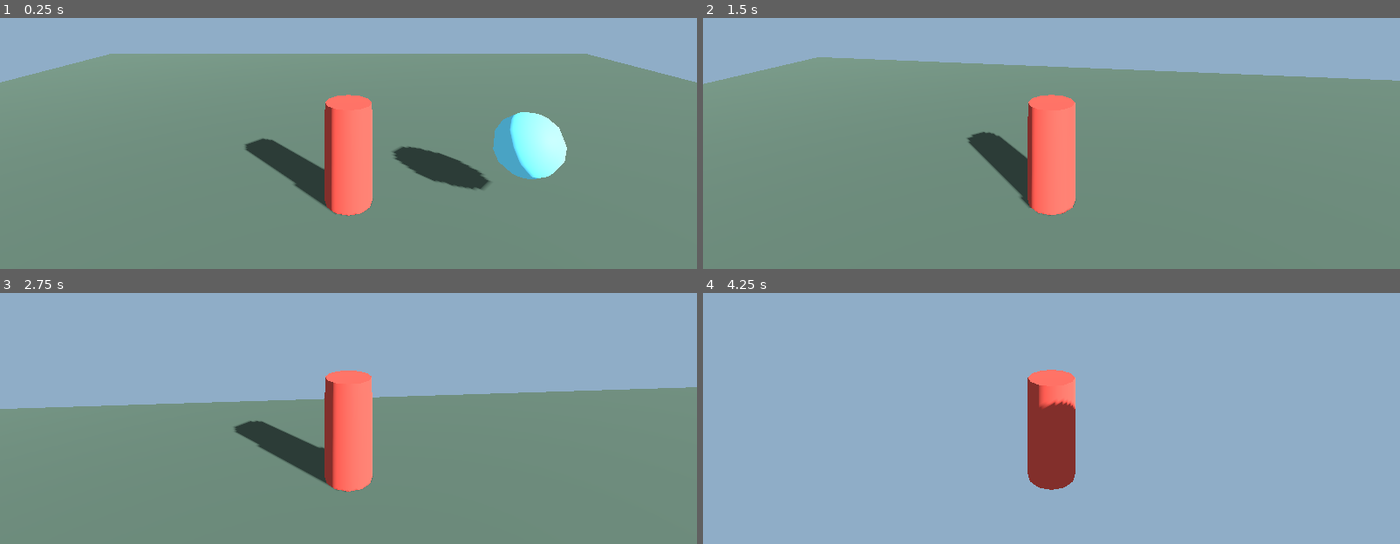
Above: before the commit, frames 1-4 (two rows, left to right).
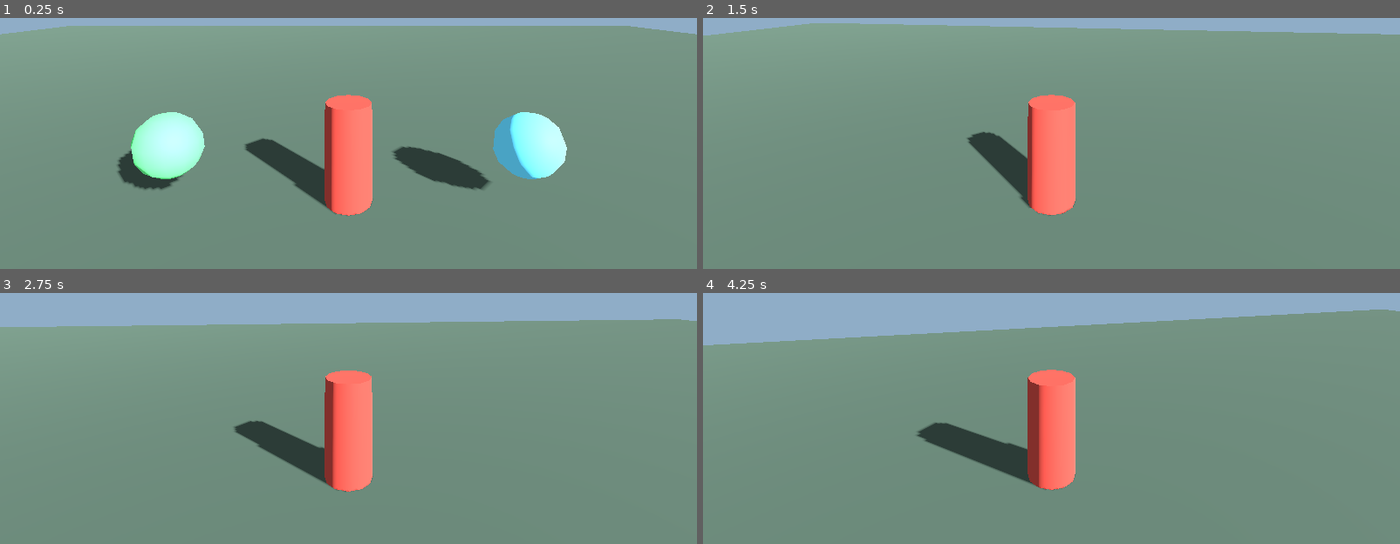
Above: after the commit, the same moments.

Repository: NotPKot/KOU-Project
Game: Godot game, scene res://scenes/main/Main.tscn
The game is run twice, just before and just after one commit, with the same random seed, the same clock (stepped at 60 frames per second) and the same inputs.
Inputs (mouse positions are in pixels of both pictures, inside the frame that each line leads up to):
- Up to frame 1 (0.25 s): no input
- Up to frame 2 (1.5 s): move the mouse to (1086, 70) at 0.52 s; hold W (move_forward) from 0.53 s (still down); click (1086, 70) at 0.67 s; move the mouse to (1016, 75) at 1.27 s
- Up to frame 3 (2.75 s): keep holding W (move_forward); move the mouse to (362, 340) at 2.02 s
- Up to frame 4 (4.25 s): keep holding W (move_forward); move the mouse to (1044, 355) at 2.77 s; click (1044, 355) at 2.92 s; move the mouse to (1100, 353) at 3.52 s

The runs differ from the first frame. In frame 1, 15% of the frame differs, in the area x 0-100%, y 3-69%; in frame 2, 16%; in frame 3, 29%; in frame 4, 85%, in the area x 0-100%, y 6-100%.

Commit message:
Agregado JumpOrb, BasicEnemy, expandido PracticeGround, player group

Diff:
--- a/data/audio_bpm_cache.json
+++ b/data/audio_bpm_cache.json
@@ -1,16 +1,44 @@
 {
-  "res://assets/audio/music/fight/pizza_tower_final_boss.ogg": {
-    "beat_period": 0.301859,
-    "bpm": 198.768,
+  "res://placeholder/audio/music/chill/DELTARUNE-Paradise_-Paradise-N64-Zelda-Majora_s-Mask-Style-Cover.ogg": {
+    "beat_period": 0.441179,
+    "bpm": 135.999,
     "confidence": 0.458,
-    "raw_bpm": 99.384,
+    "raw_bpm": 135.999,
     "source": "offline_autocorrelation_v1"
   },
-  "res://assets/audio/music/fight/necrodancer_matriarch.ogg": {
+  "res://placeholder/audio/music/chill/YTMP3GG_YouTube_Brutal-Orchestra-OST-The-Far-Shore-Area-_Media_20DCCVX-PGg_009_128k.ogg": {
+    "beat_period": 0.406349,
+    "bpm": 147.656,
+    "confidence": 0.579,
+    "raw_bpm": 73.828,
+    "source": "offline_autocorrelation_v1"
+  },
+  "res://placeholder/audio/music/chill/YTMP3GG_YouTube_Inscryption-OST-11-The-Temple-of-Beasts_Media_OlYqw4Kkvj8_006_128k.ogg": {
+    "beat_period": 0.278639,
+    "bpm": 215.332,
+    "confidence": 0.358,
+    "raw_bpm": 107.666,
+    "source": "offline_autocorrelation_v1"
+  },
+  "res://placeholder/audio/music/fight/Rift-of-the-NecroDancer-OST-Matriarch-by-Jules-Conroy_1_.ogg": {
     "beat_period": 0.417959,
     "bpm": 143.555,
     "confidence": 0.541,
     "raw_bpm": 143.555,
     "source": "offline_autocorrelation_v1"
+  },
+  "res://placeholder/audio/music/fight/YTMP3GG_YouTube_running-through-the-garden-without-a-car_Media_K9Pk68tPoW8_009_128k.ogg": {
+    "beat_period": 0.441179,
+    "bpm": 135.999,
+    "confidence": 0.481,
+    "raw_bpm": 135.999,
+    "source": "offline_autocorrelation_v1"
+  },
+  "res://placeholder/audio/music/fight/froghorn.exe.ogg": {
+    "beat_period": 0.301859,
+    "bpm": 198.768,
+    "confidence": 0.549,
+    "raw_bpm": 99.384,
+    "source": "offline_autocorrelation_v1"
   }
 }
--- /dev/null
+++ b/scenes/enemies/BasicEnemy.tscn
@@ -0,0 +1,45 @@
+[gd_scene load_steps=7 format=3]
+
+[ext_resource type="Script" path="res://scripts/enemies/basic_enemy.gd" id="1_basic_enemy"]
+
+[sub_resource type="CapsuleMesh" id="CapsuleMesh_body"]
+radius = 0.35
+height = 1.6
+radial_segments = 12
+rings = 1
+
+[sub_resource type="StandardMaterial3D" id="StandardMaterial3D_body"]
+albedo_color = Color(0.55, 0.27, 0.07, 1)
+roughness = 0.85
+
+[sub_resource type="SphereMesh" id="SphereMesh_fist"]
+radius = 0.15
+height = 0.3
+radial_segments = 8
+rings = 4
+
+[sub_resource type="CapsuleShape3D" id="CapsuleShape3D_collision"]
+radius = 0.4
+height = 1.6
+
+[node name="BasicEnemy" type="CharacterBody3D"]
+script = ExtResource("1_basic_enemy")
+
+[node name="Visual" type="Node3D" parent="."]
+position = Vector3(0, 0.8, 0)
+
+[node name="Body" type="MeshInstance3D" parent="Visual"]
+mesh = SubResource("CapsuleMesh_body")
+surface_material_override/0 = SubResource("StandardMaterial3D_body")
+
+[node name="LeftFist" type="MeshInstance3D" parent="Visual"]
+position = Vector3(-0.55, 0.1, -0.65)
+mesh = SubResource("SphereMesh_fist")
+
+[node name="RightFist" type="MeshInstance3D" parent="Visual"]
+position = Vector3(0.55, 0.1, -0.65)
+mesh = SubResource("SphereMesh_fist")
+
+[node name="CollisionShape3D" type="CollisionShape3D" parent="."]
+position = Vector3(0, 0.8, 0)
+shape = SubResource("CapsuleShape3D_collision")
--- /dev/null
+++ b/scenes/orbs/JumpOrb.tscn
@@ -0,0 +1,33 @@
+[gd_scene load_steps=5 format=3]
+
+[ext_resource type="Script" path="res://scripts/items/jump_orb.gd" id="1_jump_orb"]
+
+[sub_resource type="SphereMesh" id="SphereMesh_orb"]
+radius = 0.55
+height = 1.1
+radial_segments = 12
+rings = 6
+
+[sub_resource type="StandardMaterial3D" id="StandardMaterial3D_orb"]
+albedo_color = Color(0.42, 0.92, 0.52, 1)
+emission_enabled = true
+emission = Color(0.18, 0.65, 0.3, 1)
+emission_energy_multiplier = 0.55
+roughness = 0.7
+
+[sub_resource type="SphereShape3D" id="SphereShape3D_orb"]
+radius = 0.85
+
+[node name="JumpOrb" type="Area3D"]
+script = ExtResource("1_jump_orb")
+
+[node name="Visual" type="Node3D" parent="."]
+position = Vector3(0, 0.95, 0)
+
+[node name="OrbMesh" type="MeshInstance3D" parent="Visual"]
+mesh = SubResource("SphereMesh_orb")
+surface_material_override/0 = SubResource("StandardMaterial3D_orb")
+
+[node name="CollisionShape3D" type="CollisionShape3D" parent="."]
+position = Vector3(0, 0.95, 0)
+shape = SubResource("SphereShape3D_orb")
--- a/scenes/worlds/practice/PracticeGround.tscn
+++ b/scenes/worlds/practice/PracticeGround.tscn
@@ -1,9 +1,10 @@
-[gd_scene load_steps=6 format=3]
+[gd_scene load_steps=7 format=3]
 
 [ext_resource type="PackedScene" path="res://scenes/orbs/MouseWeaponOrb.tscn" id="1_mouse_weapon_orb"]
+[ext_resource type="PackedScene" path="res://scenes/orbs/JumpOrb.tscn" id="4_jump_orb"]
 
 [sub_resource type="PlaneMesh" id="PlaneMesh_ground"]
-size = Vector2(28, 28)
+size = Vector2(60, 60)
 subdivide_width = 1
 subdivide_depth = 1
 
@@ -12,7 +13,7 @@
 roughness = 0.9
 
 [sub_resource type="BoxShape3D" id="BoxShape3D_ground"]
-size = Vector3(28, 0.2, 28)
+size = Vector3(60, 0.2, 60)
 
 [sub_resource type="BoxMesh" id="BoxMesh_origin_marker"]
 size = Vector3(0.25, 0.04, 0.25)
@@ -37,3 +38,6 @@
 
 [node name="MouseWeaponOrb" parent="PracticePickups" instance=ExtResource("1_mouse_weapon_orb")]
 position = Vector3(3, 0, 0)
+
+[node name="JumpOrb" parent="PracticePickups" instance=ExtResource("4_jump_orb")]
+position = Vector3(-3, 0, 0)
--- /dev/null
+++ b/scripts/enemies/basic_enemy.gd
@@ -0,0 +1,145 @@
+extends CharacterBody3D
+
+enum State { IDLE, CHASING, CHARGING, ATTACKING, COOLDOWN }
+
+@export var walk_speed: float = 3.5
+@export var acceleration: float = 10.0
+@export var aggro_range: float = 16.0
+@export var attack_range: float = 2.8
+@export var charge_duration: float = 1.0
+@export var attack_duration: float = 0.4
+@export var attack_lunge: float = 6.0
+@export var attack_cooldown: float = 1.5
+@export var gravity: float = 18.0
+@export var terminal_velocity: float = 42.0
+
+var _state: State = State.IDLE
+var _state_elapsed: float = 0.0
+var _player: Node = null
+var _left_fist_material: StandardMaterial3D
+var _right_fist_material: StandardMaterial3D
+var _fist_idle_color: Color = Color(0.9, 0.75, 0.7, 1.0)
+
+@onready var _visual: Node3D = $Visual
+@onready var _left_fist: MeshInstance3D = $Visual/LeftFist
+@onready var _right_fist: MeshInstance3D = $Visual/RightFist
+
+
+func _ready() -> void:
+	add_to_group("enemies")
+	_player = get_tree().get_first_node_in_group("player")
+
+	_left_fist_material = StandardMaterial3D.new()
+	_right_fist_material = StandardMaterial3D.new()
+	_left_fist_material.albedo_color = _fist_idle_color
+	_right_fist_material.albedo_color = _fist_idle_color
+	_left_fist.material_override = _left_fist_material
+	_right_fist.material_override = _right_fist_material
+
+
+func _physics_process(delta: float) -> void:
+	_apply_gravity(delta)
+	_update_fsm(delta)
+	move_and_slide()
+
+
+func _apply_gravity(delta: float) -> void:
+	if not is_on_floor():
+		velocity.y = max(velocity.y - gravity * delta, -terminal_velocity)
+	elif velocity.y < 0.0:
+		velocity.y = -0.1
+
+
+func _update_fsm(delta: float) -> void:
+	_state_elapsed += delta
+	_check_transitions()
+
+	match _state:
+		State.CHASING:
+			_chase(delta)
+		State.CHARGING:
+			_stand_still(delta)
+			_process_charge()
+		State.ATTACKING:
+			_process_attack()
+		State.COOLDOWN:
+			_stand_still(delta)
+		_:
+			_stand_still(delta)
+
+
+func _check_transitions() -> void:
+	if _player == null:
+		return
+
+	var dist := global_position.distance_to(_player.global_position)
+
+	match _state:
+		State.IDLE:
+			if dist < aggro_range:
+				_change_state(State.CHASING)
+
+		State.CHASING:
+			if dist > aggro_range * 1.5:
+				_change_state(State.IDLE)
+			elif dist < attack_range:
+				_change_state(State.CHARGING)
+
+		State.CHARGING:
+			if _state_elapsed >= charge_duration:
+				_change_state(State.ATTACKING)
+
+		State.ATTACKING:
+			if _state_elapsed >= attack_duration:
+				_change_state(State.COOLDOWN)
+
+		State.COOLDOWN:
+			if _state_elapsed >= attack_cooldown:
+				_change_state(State.CHASING)
+
+
+func _change_state(new_state: State) -> void:
+	_state = new_state
+	_state_elapsed = 0.0
+
+
+func _chase(delta: float) -> void:
+	if _player == null:
+		return
+
+	var dir := (_player.global_position - global_position).normalized()
+	dir.y = 0.0
+
+	velocity.x = move_toward(velocity.x, dir.x * walk_speed, acceleration * delta)
+	velocity.z = move_toward(velocity.z, dir.z * walk_speed, acceleration * delta)
+
+	if dir.length_squared() > 0.001:
+		_visual.look_at(global_position + dir, Vector3.UP)
+
+	_reset_fist_color()
+
+
+func _stand_still(delta: float) -> void:
+	velocity.x = move_toward(velocity.x, 0.0, acceleration * delta)
+	velocity.z = move_toward(velocity.z, 0.0, acceleration * delta)
+
+
+func _process_charge() -> void:
+	var intensity := sin(_state_elapsed * 18.0) * 0.5 + 0.5
+	var charge_color := Color(1.0, 0.2 + intensity * 0.3, 0.2 + intensity * 0.3, 1.0)
+	_left_fist_material.albedo_color = charge_color
+	_right_fist_material.albedo_color = charge_color
+
+
+func _process_attack() -> void:
+	var dir := -_visual.global_transform.basis.z
+	velocity.x = dir.x * attack_lunge
+	velocity.z = dir.z * attack_lunge
+
+	_left_fist_material.albedo_color = Color(1.0, 1.0, 1.0, 1.0)
+	_right_fist_material.albedo_color = Color(1.0, 1.0, 1.0, 1.0)
+
+
+func _reset_fist_color() -> void:
+	_left_fist_material.albedo_color = _fist_idle_color
+	_right_fist_material.albedo_color = _fist_idle_color
--- /dev/null
+++ b/scripts/items/jump_orb.gd
@@ -0,0 +1,39 @@
+extends Area3D
+
+@export var hover_height: float = 0.18
+@export var hover_speed: float = 2.2
+@export var spin_speed: float = 1.4
+@export var respawn_time: float = 3.0
+
+@onready var _visual: Node3D = $Visual
+
+var _base_visual_y: float = 0.0
+var _time: float = 0.0
+var _cooldown: float = 0.0
+
+
+func _ready() -> void:
+	body_entered.connect(_on_body_entered)
+	_base_visual_y = _visual.position.y
+
+
+func _process(delta: float) -> void:
+	_time += delta
+	_visual.position.y = _base_visual_y + sin(_time * hover_speed) * hover_height
+	_visual.rotate_y(spin_speed * delta)
+
+	if _cooldown > 0.0:
+		_cooldown -= delta
+		if _cooldown <= 0.0:
+			monitoring = true
+			_visual.visible = true
+
+
+func _on_body_entered(body: Node3D) -> void:
+	if not body.has_method("apply_temporal_impulse"):
+		return
+
+	body.apply_temporal_impulse()
+	monitoring = false
+	_visual.visible = false
+	_cooldown = respawn_time
--- a/scripts/player/player_controller.gd
+++ b/scripts/player/player_controller.gd
@@ -33,6 +33,7 @@
 
 
 func _ready() -> void:
+	add_to_group("player")
 	add_to_group("saveable")
 	Input.set_mouse_mode(Input.MOUSE_MODE_CAPTURED)
 	_apply_camera_rotation()
Not shown, added: placeholder/audio/music/chill/DELTARUNE-Paradise_-Paradise-N64-Zelda-Majora_s-Mask-Style-Cover.ogg
Not shown, added: placeholder/audio/music/chill/YTMP3GG_YouTube_Brutal-Orchestra-OST-The-Far-Shore-Area-_Media_20DCCVX-PGg_009_128k.ogg
Not shown, added: placeholder/audio/music/chill/YTMP3GG_YouTube_Inscryption-OST-11-The-Temple-of-Beasts_Media_OlYqw4Kkvj8_006_128k.ogg
Not shown, added: placeholder/audio/music/fight/Rift-of-the-NecroDancer-OST-Matriarch-by-Jules-Conroy_1_.ogg
Not shown, added: placeholder/audio/music/fight/YTMP3GG_YouTube_running-through-the-garden-without-a-car_Media_K9Pk68tPoW8_009_128k.ogg
Not shown, added: placeholder/audio/music/fight/froghorn.exe.ogg
